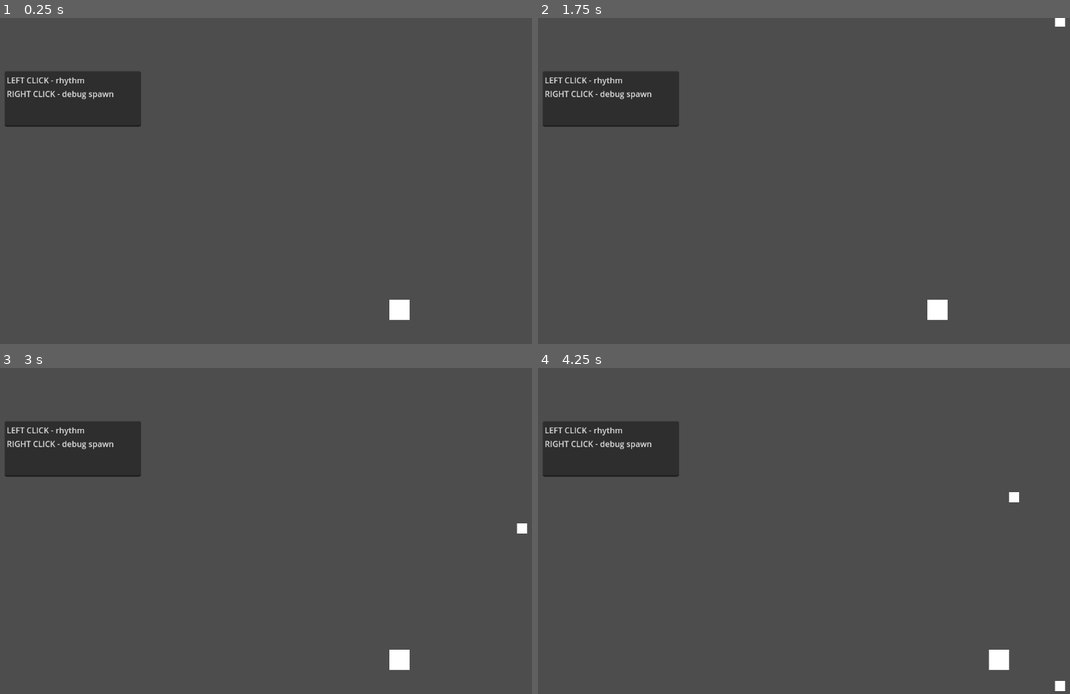
Above: before the commit, frames 1-4 (two rows, left to right).
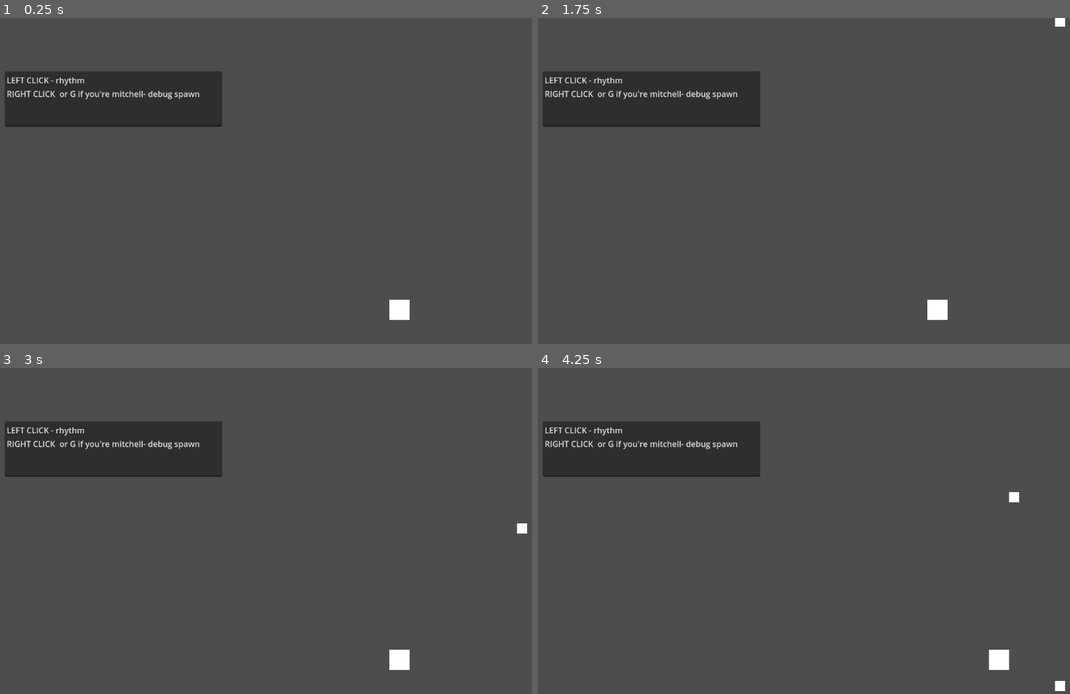
Above: after the commit, the same moments.

Repository: mhogle25/ld55-gonefishin
Game: Godot game, scene res://scenes/fishing_minigame_prototype.tscn
The game is run twice, just before and just after one commit, with the same random seed, the same clock (stepped at 60 frames per second) and the same inputs.
Inputs (mouse positions are in pixels of both pictures, inside the frame that each line leads up to):
- Up to frame 1 (0.25 s): no input
- Up to frame 2 (1.75 s): tap Enter at 0.5 s; move the mouse to (952, 164) at 0.52 s; click (952, 164) at 0.6 s; tap Space at 1.25 s; move the mouse to (708, 197) at 1.27 s; right-click (708, 197) at 1.35 s
- Up to frame 3 (3 s): move the mouse to (345, 459) at 2.02 s; click (345, 459) at 2.1 s; move the mouse to (255, 596) at 2.77 s; right-click (255, 596) at 2.85 s
- Up to frame 4 (4.25 s): move the mouse to (1000, 579) at 3.52 s; click (1000, 579) at 3.6 s

The runs differ from the first frame. In frame 1, 2.7% of the frame differs, in the area x 10-42%, y 16-34%; in frame 2, 2.7%; in frame 3, 2.7%; in frame 4, 2.7%.

Commit message:
mitchell press g

Diff:
--- a/project.godot
+++ b/project.godot
@@ -33,6 +33,7 @@
 rightclick={
 "deadzone": 0.5,
 "events": [Object(InputEventMouseButton,"resource_local_to_scene":false,"resource_name":"","device":-1,"window_id":0,"a …(258 unchanged characters)…
+, Object(InputEventKey,"resource_local_to_scene":false,"resource_name":"","device":-1,"window_id":0,"alt_pressed":false,"shift_pressed":false,"ctrl_pressed":false,"meta_pressed":false,"pressed":false,"keycode":0,"physical_keycode":71,"key_label":0,"unicode":103,"echo":false,"script":null)
 ]
 }
 
--- a/scenes/fishing_minigame_prototype.tscn
+++ b/scenes/fishing_minigame_prototype.tscn
@@ -33,14 +33,14 @@
 anchor_bottom = 1.0
 offset_left = 18.0
 offset_top = 106.0
-offset_right = 288.0
+offset_right = 449.0
 offset_bottom = 216.0
 grow_horizontal = 2
 grow_vertical = 2
 size_flags_horizontal = 3
 size_flags_vertical = 3
 text = "LEFT CLICK - rhythm
-RIGHT CLICK - debug spawn"
+RIGHT CLICK  or G if you're mitchell- debug spawn"
 
 [connection signal="hit_lowerboundary" from="." to="." method="_on_hit_lowerboundary"]
 [connection signal="hit_upperboundary" from="." to="." method="_on_hit_upperboundary"]
